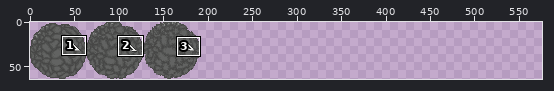
Edited in one commit: sprite sheet (sprites/enemies/therock/therock.png). The first picture is a wide view before the edit; the outline marks the close-up.
Close-up. Before the edit:
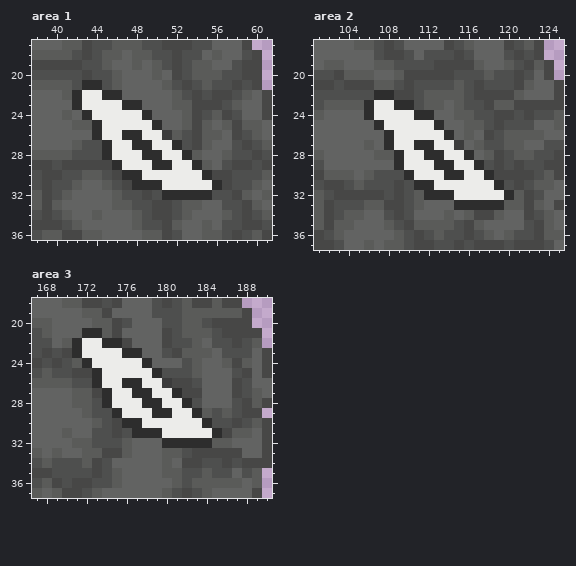
The file is 192x64 pixels. Colours within 5 levels of each other are drawn and written as one. Shown: area 1: x 38..61, y 17..36; area 2: x 101..125, y 17..37; area 3: x 167..190, y 18..37. The old version is drawn lined up with the new one, on the new canvas. The commit also changed other parts of the picture, which this record leaves out.
New version:
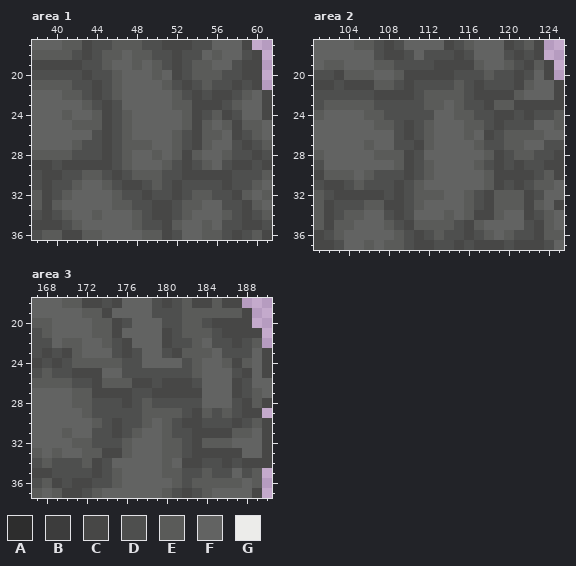
Palette (. is transparent): A #2d2d2d  B #3c3c3c  C #474746  D #4e4f4e  E #5a5b59  F #626362  G #ececea
The exact change:
canvas 192x64 -> 576x64
Area 1:
y 21: x 43..44 AA -> DC
y 22: x 42..46 AGGAA -> EDCDE
y 23: x 42..48 AGGGGAA -> FEDCDFF
y 24: x 43..49 AGGGGGA -> FECDEFF
y 25: x 44..50 AGGGGGA -> ECDEFFF
y 26: x 44..51 AGGAAGGB -> DCDEFFFF
y 27: x 45..52 AGGAAGGA -> CDEEEFFE
y 28: x 45..53 AGGGAAGGA -> CDEFFEFEC
y 29: x 46..54 AGGGAAGGA -> DEFFFEDCD
y 30: x 47..55 AAGGGGGGA -> DEEEDDCCC
y 31: x 48..56 AAAGGGGGA -> CDEDCDDDD
y 32: x 51..55 AAAAA -> DCDEE
Area 2:
y 22: x 107..108 AA -> CC
y 23: x 106..110 AGGAA -> EDDDD
y 24: x 106..112 AGGGGAA -> EEDDDDD
y 25: x 107..113 AGGGGGA -> EEDCDEF
y 26: x 108..114 AGGGGGA -> FDCDEFF
y 27: x 108..115 AGGAAGGB -> FDDCEFFF
y 28: x 109..116 AGGAAGGA -> ECDFFFFF
y 29: x 109..117 AGGGAAGGA -> ECDEFFFFE
y 30: x 110..118 AGGGAAGGA -> CDEFFFFFE
y 31: x 111..119 AAGGGGGGA -> EFFFFFFEC
y 32: x 112..120 AAAGGGGGA -> EEFFEDCEE
y 33: x 115..119 AAAAA -> FEDCE
Area 3:
y 21: x 172..173 AA -> FE
y 22: x 171..175 AGGAA -> EFFED
y 23: x 171..177 AGGGGAA -> EFFFDCD
y 24: x 172..178 AGGGGGA -> EEEEDDF
y 25: x 173..179 AGGGGGA -> CFFDDDD
y 26: x 173..180 AGGAAGGB -> CEEECCDC
y 27: x 174..181 AGGAAGGA -> CCCDDCCC
y 28: x 174..182 AGGGAAGGA -> DDCDEDDDD
y 29: x 175..183 AGGGAAGGA -> DDDEEEEDC
y 30: x 176..184 AAGGGGGGA -> DDEFEDCCD
y 31: x 177..185 AAAGGGGGA -> EFFEDDCCC
y 32: x 180..184 AAAAA -> EEDCE
Pixel boxes of the changes (left, top, right, bottom) in both close-ups:
changed: (72, 80, 222, 200)
changed: (364, 90, 514, 210)
changed: (72, 328, 222, 448)
